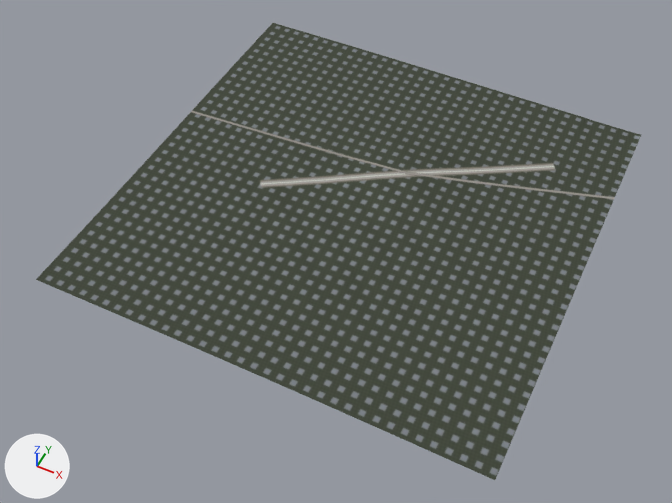
Two versions of the glTF model assets/satellite_dem_tiles/terrain_real_T_W02_S01.glb, one commit apart.
Camera for both pictures: a camera (50 mm lens) standing at (-2792.0, -4658.0, 2934.0) and looking at (-4007.0, -2227.0, -105.0). Lighting does not change. The marker at lower left points along +X, +Y and +Z. The picture after the commit comes second.

Before the edit, the objects in view are built like this:
```python
me_mesh_terrain_t_w02_s01 = bpy.data.meshes.new('Mesh_Terrain_T_W02_S01')
me_mesh_terrain_t_w02_s01.from_pydata(...)  # 16641 vertices, 32768 faces; spans x -5000.0..-3000.0, y -3000.0..-1000.0, z -26.0..16.0
me_mesh_terrain_t_w02_s01.materials.append(mat_mat_esri_satellite_t_w02_s01)  # picture img_esri_world_imagery_t_w02_s01_z16
ob_terrain_real_dem_t_w02_s01 = bpy.data.objects.new('Terrain_Real_DEM_T_W02_S01', me_mesh_terrain_t_w02_s01)
ob_terrain_real_dem_t_w02_s01.location = (0.0, 0.0, 0.0)
```
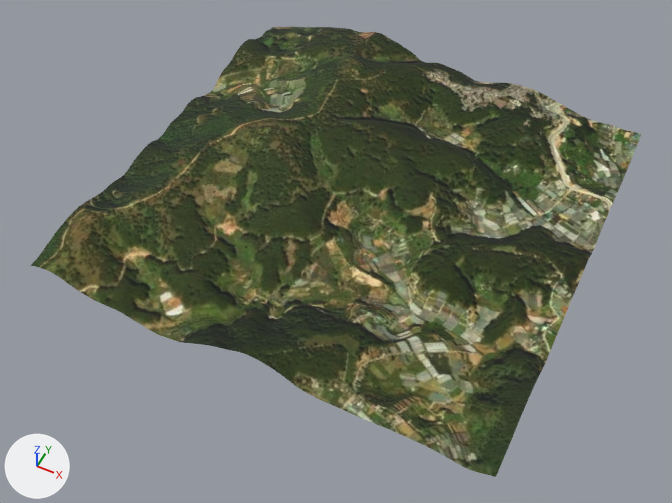
What changed in the scene script:
```text
Add img_image_0:
    img_image_0 = load_image('Image_0', '_unpacked/Image_0', 1024, 1024, 'sRGB')
Add mat_mat_terrainreal_t_w02_s01:
    mat_mat_terrainreal_t_w02_s01 = principled_material('Mat_TerrainReal_T_W02_S01')
    mat_mat_terrainreal_t_w02_s01.texture = img_image_0
    mat_mat_terrainreal_t_w02_s01.roughness = 0.92
Change me_mesh_terrain_t_w02_s01:
    used by ob_terrain_real_dem_t_w02_s01; location = (0.0, 0.0, 0.0)
    remove me_mesh_terrain_t_w02_s01.from_pydata(...)  # 16641 vertices, 32768 faces; spans x -5000.0..-3000.0, y -3000.0..-1000.0, z -26.0..16.0
    remove me_mesh_terrain_t_w02_s01.materials.append(mat_mat_esri_satellite_t_w02_s01)  # picture img_esri_world_imagery_t_w02_s01_z16
    add me_mesh_terrain_t_w02_s01.from_pydata(...)  # 16641 vertices, 32768 faces; spans x -5000.0..-3000.0, y -3000.0..-1000.0, z -60.0..207.0
    me_mesh_terrain_t_w02_s01 part 1: 16525 of 16641 vertices moved; they spanned x -5000.0..-3000.0, y -3000.0..-1000.0, z -26.0..16.0 and now span x -5000.0..-3000.0, y -3000.0..-1000.0, z -60.0..207.0; mean shift (0.0, 0.0, 48.0); largest move (-4469.0, -1969.0, 3.0) -> (-4469.0, -1969.0, 207.0)
    add me_mesh_terrain_t_w02_s01.materials.append(mat_mat_terrainreal_t_w02_s01)  # picture img_image_0
```

Boxes (x1, y1, x2, y2) around the edits, measured in the pictures (672 x 503 px):
'Terrain_Real_DEM_T_W02_S01', recoloured, reshaped: before (36, 23, 641, 480); after (31, 27, 642, 477)
